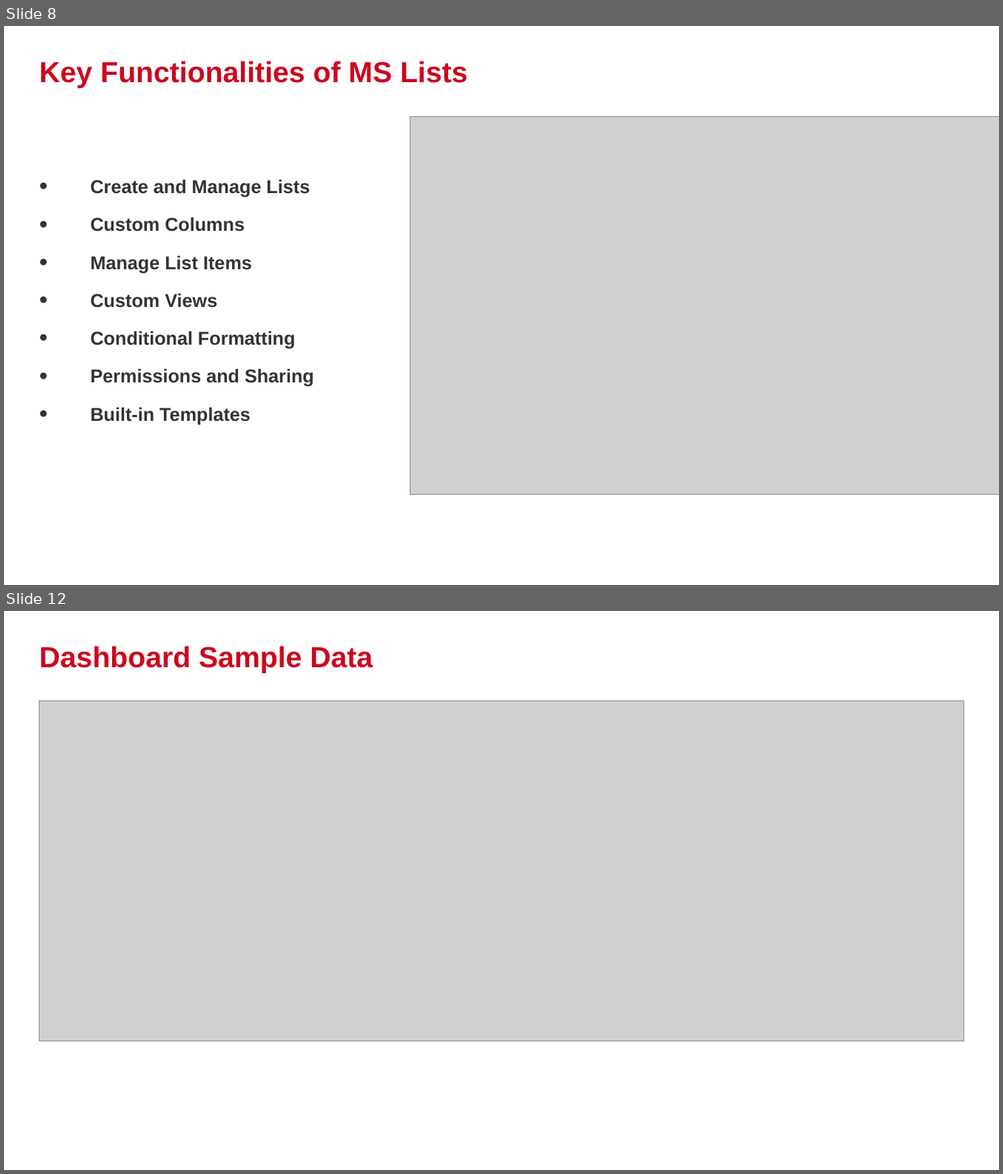
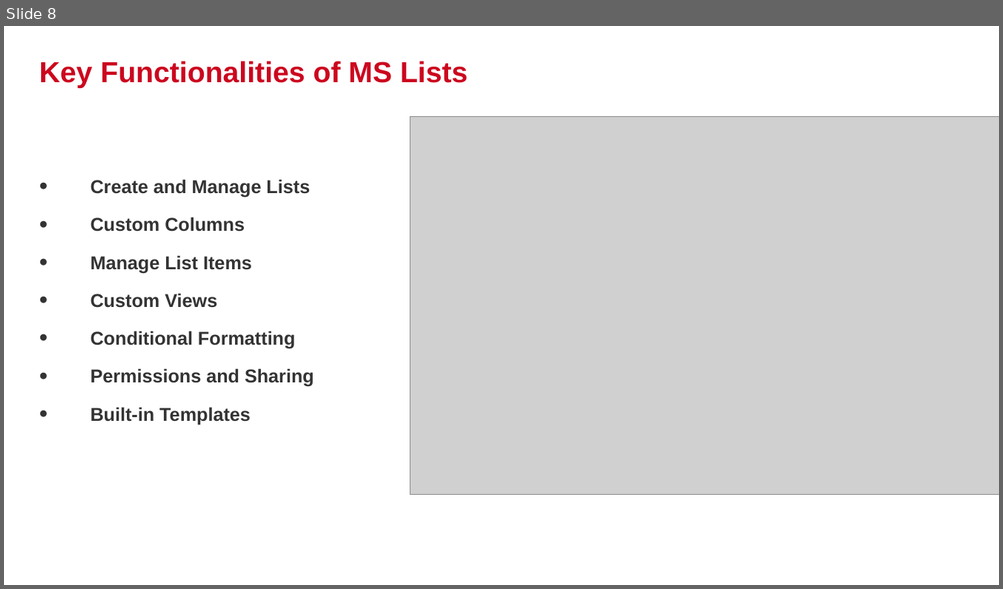
Before and after one commit to DungIT910/ypp4-documents, a slide deck: MicrosoftLists-Presentation.pptx. Shown one above the other, each under a label of ours: slides 8 and 12 before the commit, slide 8 after it; the slides between them are not shown. The pictures are 1003x1174 and 1003x589 pixels, drawn with LibreOffice and Linux fonts; fonts in the diff are those of the drawing; grey boxes stand for pictures; background and template pictures are left out. Boxes give left, top, right and bottom in pixels: in the first picture for what was removed or moved away, otherwise in the second. Text is boxed around its words. In the diff, an @@ line names an element or a change of style, - is before the commit and + after.

Commit message:
refactor: update slide for dashboard screen

```diff
--- a/MicrosoftLists-Presentation.pptx
+++ b/MicrosoftLists-Presentation.pptx
@@ slide 12 removed at bbox=[4, 611, 999, 1170], background #FFFFFF @@
@@ title removed at bbox=[40, 646, 373, 673] @@
-Dashboard Sample Data
@@ picture removed at bbox=[40, 701, 963, 1041] @@
```
Also in this commit, not shown: 3 slides changed, 1 slide added.
